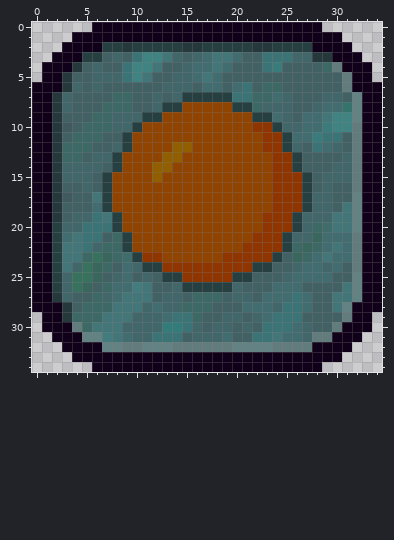
One commit to this pixel-art sprite: resources/sprites/gui/buttons/towerBuy/booster/001.png. Above is the file before it was changed.
The file is 35x35 pixels. Colours within 5 levels of each other are drawn and written as one.
The result:
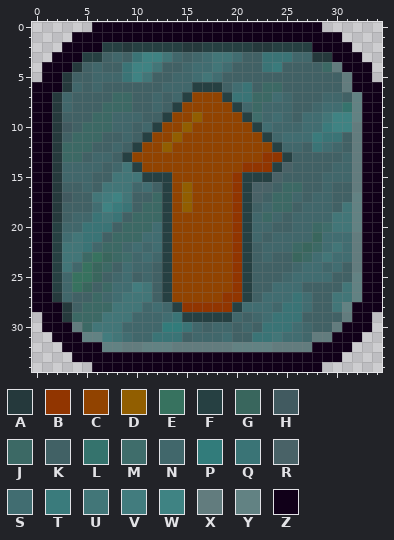
Palette (. is transparent): A #25393c  B #913500  C #914300  D #915e00  E #37725f  F #264042  G #39665d  H #415a60  J #3c6965  K #416165  L #35736d  M #3f6d6b  N #41676b  P #327c7b  Q #3a7476  R #496267  S #416d71  T #3a7b7c  U #427678  V #427c7e  W #3f8383  X #627c7e  Y #628283  Z #110019
Changes in this commit:
@@ x 0..34 @@
  5 .ZZAKKNNNQWUKKNNSUSKKKKKKKKKKKKXZZ.
- 6 ZZZANKNKKKKKKNNNKSSKSQKJJKKKKKKXZZZ
- 7 ZZANKKKKJJKKNKNFFFFFQQJJSNKKKNNKYZZ
- 8 ZZANKKKJJJKKNFFCCCCCFFJNNNKKNSSLYZZ
- 9 ZZAKKKJJNNNFFCCCCCCCCCFFSNKSSUWWYZZ
-10 ZZAHKJJJNNFCCCCCCCCCCCBBFNNSSTWWXZZ
-11 ZZAKJJJKKFCCCCCCCCCCCCCBBFSSTQQKXZZ
-12 ZZAJJJKKNFCCCCDDCCCCCCCBBFNKQSNKXZZ
-13 ZZAJJKNNFCCCCDDCCCCCCCCCBBFKKKKNXZZ
-14 ZZANNNNKFCCCDDCCCCCCCCCCBBFKKKNNXZZ
-15 ZZANNNKFCCCCDCCCCCCCCCCCBBBFKNNNXZZ
-16 ZZAKKNKFCCCCCCCCCCCCCCCCBBBFKNKKXZZ
-17 ZZAHKKUFCCCCCCCCCCCCCCCCBBBFNNKKYZZ
-18 ZZAKKKSFCCCCCCCCCCCCCCCCBBBFNNKUYZZ
-19 ZZAKNNQUFCCCCCCCCCCCCCCBBBFNNNUUYZZ
-20 ZZFNNQQQFCCCCCCCCCCCCCCBBBFNJMUUYZZ
-21 ZZFSUQQKJFCCCCCCCCCCCCBBBFNNGSSSXZZ
-22 ZZFUUQNJJFCCCCCCCCCCCBBBBFJGJSUSXZZ
-23 ZZFUUJEGJMFBBCCCCCCBBBBBFKGJSUSSXZZ
-24 ZZFUNEGJKSNFFBBBBBBBBBFFKKNSSNSKXZZ
-25 ZZFNEEGKNSKNKFFBBBBBFFKKKNSSSSKKYZZ
-26 ZZFNEGKJSSVUKKNFFFFFNKKKSSSKKKKUYZZ
-27 ZZANKKJNSUUUKNNKJJJKNNKSSSQSKKUUYZZ
-28 ZZZAKJJJUUUNSNNJJJKKKSSSNQQSKKUYZZZ
-29 .ZZAJJJUUUNNNSQQJKKNNKNSQQQKKKKXZZ.
+ 6 ZZZANKNKKKKKKNNNFFFKSQKJJKKKKKKXZZZ
+ 7 ZZANKKKKJJKKNKNFCCCFQQJJSNKKKNNKYZZ
+ 8 ZZANKKKJJJKKNKFCCCCCFNJNNNKKNSSLYZZ
+ 9 ZZAKKKJJNNNKKFCCDCCCCFMNSNKSSUWWYZZ
+10 ZZAHKJJJNNKNFCCDCCCCCCFSNNNSSTWWXZZ
+11 ZZAKJJJKKNKFCCDCCCCCCCCFNSSSTQQKXZZ
+12 ZZAJJJKKNKFCCDCCCCCCCCCCFNNKQSNKXZZ
+13 ZZAJJKNNKFCCCCCCCCCCCCCBBFKKKKKNXZZ
+14 ZZANNNNKNUFCCCCCCCCCCBBBFRKKKKNNXZZ
+15 ZZANNNKKUUUFFFCCCCCCBFFFRKKKKNNNXZZ
+16 ZZAKKNKUUUNSKFCDCCCCBFRRKJJKKNKKXZZ
+17 ZZAHKKUVWUKKJFCDCCCCBFRKJJNKNNKKYZZ
+18 ZZAKKKSWTQKJJFCDCCCCBFKNJJKNNNKUYZZ
+19 ZZAKNNQUQKJJJFCCCCCCBFNJNKNNNNUUYZZ
+20 ZZFNNQQQKJJJSFCCCCCCBFNNKKNNJMUUYZZ
+21 ZZFSUQQKJJJSSFCCCCCCBFNKNNNNGSSSXZZ
+22 ZZFUUQNJJNSNSFCCCCCCBFKNNNJGJSUSXZZ
+23 ZZFUUJEGJMNSNFCCCCCCBFKNKKGJSUSSXZZ
+24 ZZFUNEGJKSNNKFCCCCCCBFKKKKNSSNSKXZZ
+25 ZZFNEEGKNSKNKFCCCCCCBFKKKNSSSSKKYZZ
+26 ZZFNEGKJSSVUKFCCCCCCBFKKSSSKKKKUYZZ
+27 ZZANKKJNSUUUKFCCCCCBBFKSSSQSKKUUYZZ
+28 ZZZAKJJJUUUNSNFBBBBBFSSSNQQSKKUYZZZ
+29 .ZZAJJJUUUNNNSQFFFFFNKNSQQQKKKKXZZ.
 30 .ZZZXJUUUNNNNPPQNKNNKNKQQQSNKKXZZZ.
